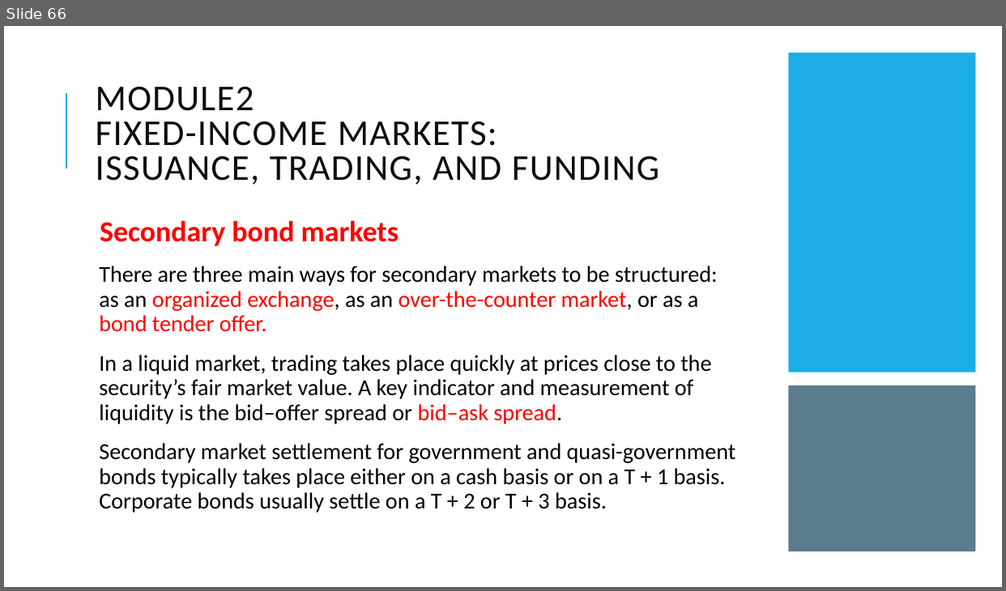
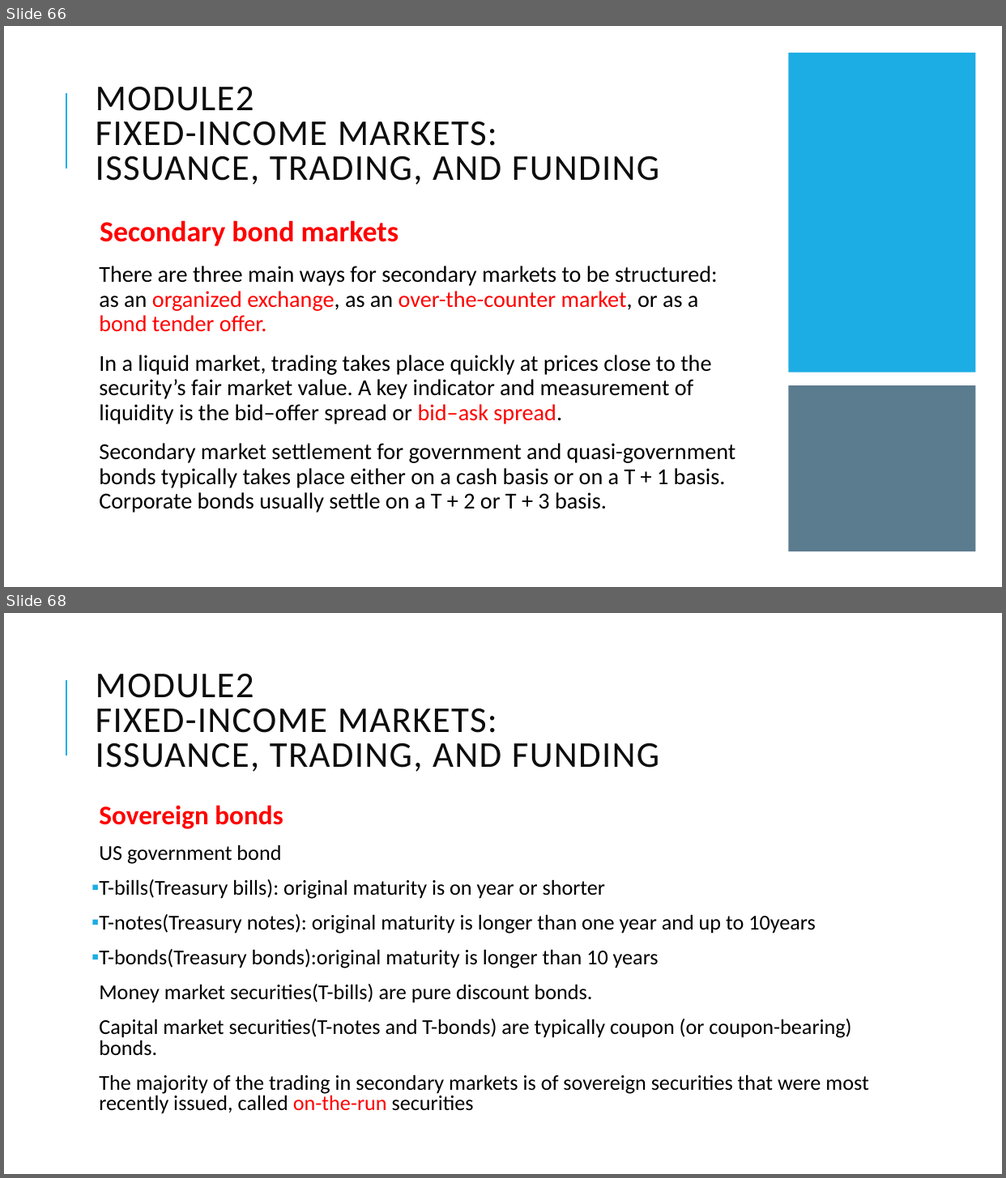
Before and after one commit to Isco0530/data, a slide deck: Fixed Income.pptx. Shown one above the other, each under a label of ours: slide 66 before the commit, slides 66 and 68 after it; the slides between them are not shown. The pictures are 1006x591 and 1006x1178 pixels, drawn with LibreOffice and Linux fonts; fonts in the diff are those of the drawing. Boxes give left, top, right and bottom in pixels: in the first picture for what was removed or moved away, otherwise in the second. Text is boxed around its words. In the diff, an @@ line names an element or a change of style, - is before the commit and + after.

```diff
--- a/Fixed Income.pptx
+++ b/Fixed Income.pptx
@@ slide 68 added at [4,613,1002,1174], background #FFFFFF; not listed: 1 template element that a slide beside it also shows @@
@@ title added at [96,674,659,772], 35 pt, text #0D0D0D @@
+MODULE2
+FIXED-INCOME MARKETS:
+ISSUANCE, TRADING, AND FUNDING
@@ text added at [99,805,868,1114], 20.4 pt, text #000000 @@
+  Sovereign bonds
+  US government bond
+▪ T-bills(Treasury bills): original maturity is on year or shorter
+▪ T-notes(Treasury notes): original maturity is longer than one year and up to 10years
+▪ T-bonds(Treasury bonds):original maturity is longer than 10 years
+  Money market securities(T-bills) are pure discount bonds.
+  Capital market securities(T-notes and T-bonds) are typically coupon (or coupon-bearing) bonds.
+  The majority of the trading in secondary markets is of sovereign securities that were most recently issued, called on-the-run securities
```
Also in this commit, not shown: 2 slides changed, 5 other slides added.
